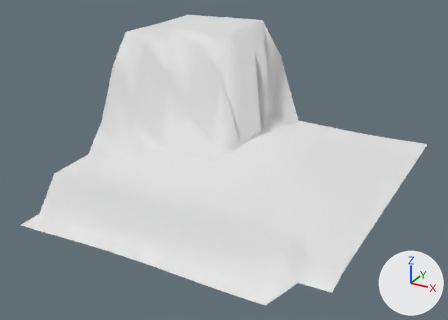
The OBJ model models/areas/sprouthollow/grass_-1_-2.obj, before and after one commit.
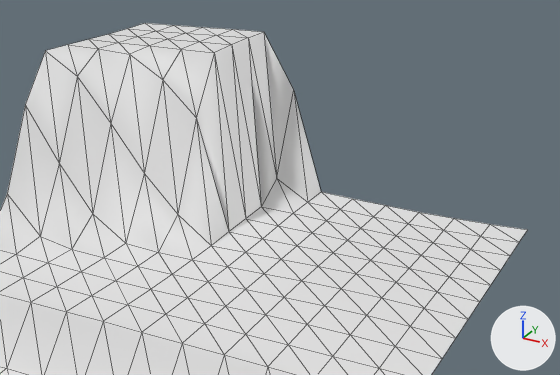
Old and new are each drawn whole from a 50 mm camera at (8.54, -3.93, 22.74) aimed at (-12.62, 34.54, 3.51) and again close up on the part from 22% to 100% of the width and 0% to 74% of the height. Arrows for +X, +Y and +Z are at lower right; the lights stay in place. The older version's two pictures come first. The close-ups show mesh edges as thin lines. Where no turn or scale is listed for an object, it has been applied to the vertices. Vertices at exactly the same position are counted once.

The first close-up shows 'grass_-1_-2'.
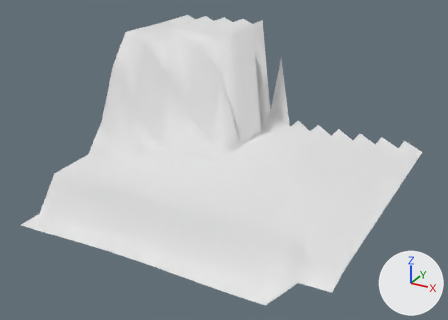
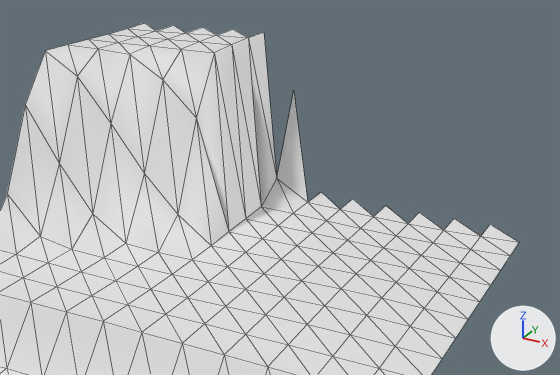
The edits, one by one:
me_grass__1__2 is used by ob_grass__1__2; location (0.0, 0.0, 0.0).
me_grass__1__2 had 169 vertices, 288 faces and spanned x -24.0..0.0, y 24.0..48.0, z -0.1..11.6.
me_grass__1__2 now has 168 vertices, 276 faces and spans x -24.0..0.0, y 24.0..48.0, z -0.1..11.6.
Part 1, on me_grass__1__2:
1 vertex is removed from x 0.0, y 48.0, z 2.5.
12 faces are deleted.

Pixel boxes [x1, y1, x2, y2] of what changed, in the close-ups (560 x 375 px):
'grass_-1_-2', reshaped
    before: [0, 23, 527, 375]
    after: [0, 23, 519, 375]
part 1 of me_grass__1__2, deleted
    before: [146, 23, 527, 242]
